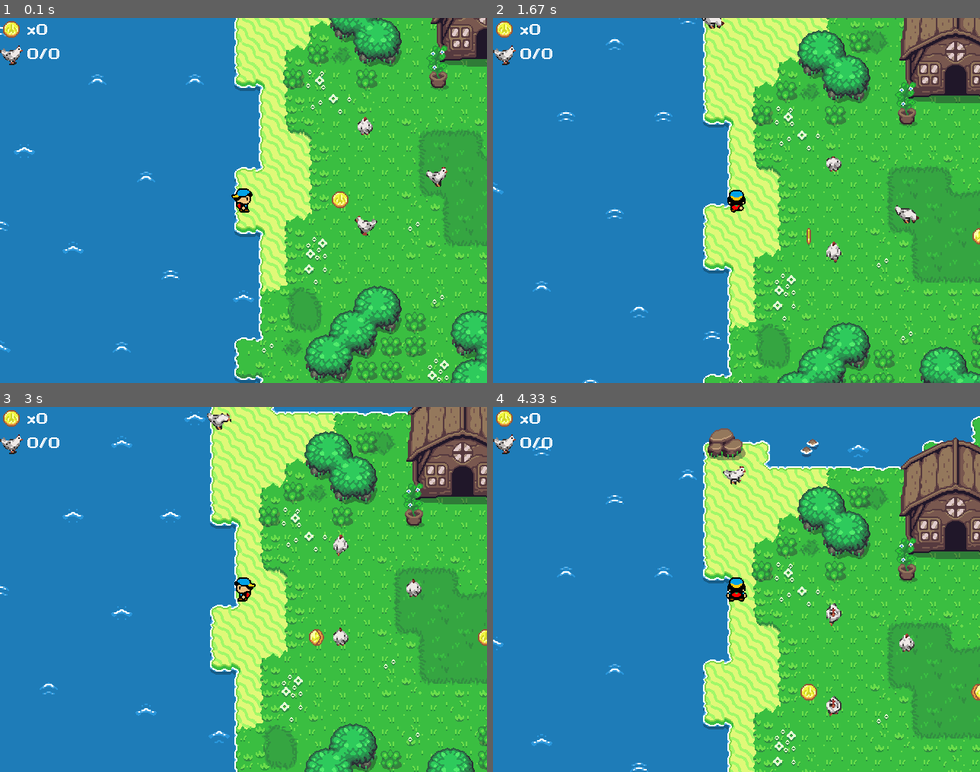
Above: before the commit, frames 1-4 (two rows, left to right).
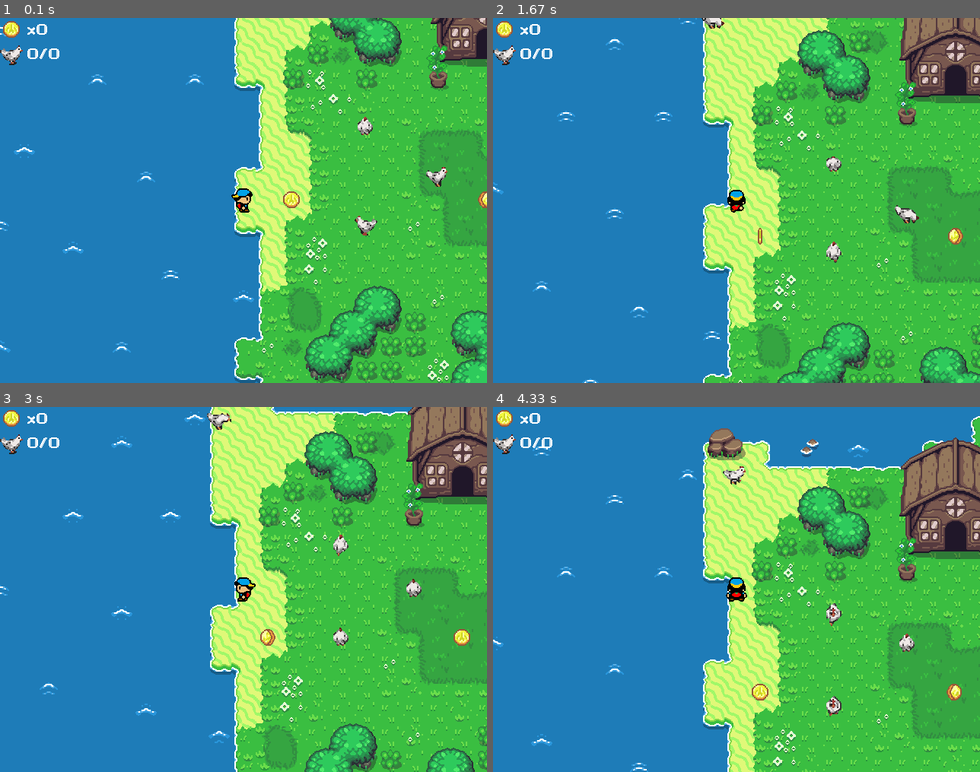
Above: after the commit, the same moments.

Repository: pitkanenlauri/questoffununlimited
Game: pygame game, started from quest/main.py
Two runs of this game, one before a commit and one after it. Both use one fixed random seed, a clock stepped at 60 frames per second and the inputs below.
Inputs:
- Up to frame 1 (0.1 s): no input
- Up to frame 2 (1.67 s): hold Right 0.33-0.8 s; hold Up 0.83-1.13 s; hold Up 1.17-1.53 s
- Up to frame 3 (3 s): hold Right 1.9-2.37 s; hold Left 2.4-2.93 s; hold Down from 2.97 s (still down)
- Up to frame 4 (4.33 s): release Down at 3.27 s; hold Up 3.3-3.67 s; tap Shift at 3.7 s; hold Up from 4.03 s (still down)

The runs differ from the first frame. In frame 1, 0.3% of the frame differs, in the area x 58-100%, y 47-53%; in frame 2, 0.2%; in frame 3, 0.4%; in frame 4, 0.4%, in the area x 53-100%, y 75-81%.

Commit message:
Reordering game_data structure. Items can now only be found once.

Diff:
--- a/quest/assets/tmx/mysterious_cave.tmx
+++ b/quest/assets/tmx/mysterious_cave.tmx
@@ -1,5 +1,5 @@
 <?xml version="1.0" encoding="UTF-8"?>
-<map version="1.4" tiledversion="1.4.3" orientation="orthogonal" renderorder="right-down" width="50" height="60" tilewidth="16" tileheight="16" infinite="0" nextlayerid="10" nextobjectid="217">
+<map version="1.4" tiledversion="1.4.3" orientation="orthogonal" renderorder="right-down" width="50" height="60" tilewidth="16" tileheight="16" infinite="0" nextlayerid="11" nextobjectid="221">
  <tileset firstgid="1" source="cave.tsx"/>
  <tileset firstgid="1001" source="objects.tsx"/>
  <tileset firstgid="1661" source="object_icons.tsx"/>
@@ -482,4 +482,34 @@
    </properties>
   </object>
  </objectgroup>
+ <objectgroup id="10" name="map_items">
+  <object id="217" name="coin" gid="1133" x="64" y="512" width="16" height="16">
+   <properties>
+    <property name="frame_height" type="int" value="16"/>
+    <property name="frame_width" type="int" value="16"/>
+    <property name="frames" type="int" value="4"/>
+   </properties>
+  </object>
+  <object id="218" name="coin" gid="1133" x="80" y="512" width="16" height="16">
+   <properties>
+    <property name="frame_height" type="int" value="16"/>
+    <property name="frame_width" type="int" value="16"/>
+    <property name="frames" type="int" value="4"/>
+   </properties>
+  </object>
+  <object id="219" name="coin" gid="1133" x="64" y="496" width="16" height="16">
+   <properties>
+    <property name="frame_height" type="int" value="16"/>
+    <property name="frame_width" type="int" value="16"/>
+    <property name="frames" type="int" value="4"/>
+   </properties>
+  </object>
+  <object id="220" name="coin" gid="1133" x="80" y="496" width="16" height="16">
+   <properties>
+    <property name="frame_height" type="int" value="16"/>
+    <property name="frame_width" type="int" value="16"/>
+    <property name="frames" type="int" value="4"/>
+   </properties>
+  </object>
+ </objectgroup>
 </map>
--- a/quest/assets/tmx/sandy_cove.tmx
+++ b/quest/assets/tmx/sandy_cove.tmx
@@ -1,5 +1,5 @@
 <?xml version="1.0" encoding="UTF-8"?>
-<map version="1.4" tiledversion="1.4.3" orientation="orthogonal" renderorder="right-down" width="50" height="60" tilewidth="16" tileheight="16" infinite="0" nextlayerid="12" nextobjectid="752">
+<map version="1.4" tiledversion="1.4.3" orientation="orthogonal" renderorder="right-down" width="50" height="60" tilewidth="16" tileheight="16" infinite="0" nextlayerid="13" nextobjectid="778">
  <tileset firstgid="1" source="overworld.tsx"/>
  <tileset firstgid="1441" source="objects.tsx"/>
  <tileset firstgid="2101" source="object_icons.tsx"/>
@@ -1555,63 +1555,65 @@
     <property name="frames" type="int" value="3"/>
    </properties>
   </object>
-  <object id="719" name="coin" gid="1573" x="240" y="784" width="16" height="16">
+ </objectgroup>
+ <objectgroup id="12" name="map_items">
+  <object id="761" name="coin" gid="1573" x="208" y="784" width="16" height="16">
    <properties>
     <property name="frame_height" type="int" value="16"/>
     <property name="frame_width" type="int" value="16"/>
     <property name="frames" type="int" value="4"/>
    </properties>
   </object>
-  <object id="744" name="coin" gid="1573" x="352" y="784" width="16" height="16">
+  <object id="770" name="coin" gid="1573" x="336" y="784" width="16" height="16">
    <properties>
     <property name="frame_height" type="int" value="16"/>
     <property name="frame_width" type="int" value="16"/>
     <property name="frames" type="int" value="4"/>
    </properties>
   </object>
-  <object id="745" name="coin" gid="1573" x="464" y="784" width="16" height="16">
+  <object id="771" name="coin" gid="1573" x="480" y="784" width="16" height="16">
    <properties>
     <property name="frame_height" type="int" value="16"/>
     <property name="frame_width" type="int" value="16"/>
     <property name="frames" type="int" value="4"/>
    </properties>
   </object>
-  <object id="746" name="coin" gid="1573" x="464" y="720" width="16" height="16">
+  <object id="772" name="coin" gid="1573" x="512" y="688" width="16" height="16">
    <properties>
     <property name="frame_height" type="int" value="16"/>
     <property name="frame_width" type="int" value="16"/>
     <property name="frames" type="int" value="4"/>
    </properties>
   </object>
-  <object id="747" name="coin" gid="1573" x="608" y="672" width="16" height="16">
+  <object id="773" name="coin" gid="1573" x="608" y="688" width="16" height="16">
    <properties>
     <property name="frame_height" type="int" value="16"/>
     <property name="frame_width" type="int" value="16"/>
     <property name="frames" type="int" value="4"/>
    </properties>
   </object>
-  <object id="748" name="coin" gid="1573" x="608" y="400" width="16" height="16">
+  <object id="774" name="coin" gid="1573" x="608" y="560" width="16" height="16">
    <properties>
     <property name="frame_height" type="int" value="16"/>
     <property name="frame_width" type="int" value="16"/>
     <property name="frames" type="int" value="4"/>
    </properties>
   </object>
-  <object id="749" name="coin" gid="1573" x="576" y="272" width="16" height="16">
+  <object id="775" name="coin" gid="1573" x="608" y="400" width="16" height="16">
    <properties>
     <property name="frame_height" type="int" value="16"/>
     <property name="frame_width" type="int" value="16"/>
     <property name="frames" type="int" value="4"/>
    </properties>
   </object>
-  <object id="750" name="coin" gid="1573" x="528" y="192" width="16" height="16">
+  <object id="776" name="coin" gid="1573" x="560" y="256" width="16" height="16">
    <properties>
     <property name="frame_height" type="int" value="16"/>
     <property name="frame_width" type="int" value="16"/>
     <property name="frames" type="int" value="4"/>
    </properties>
   </object>
-  <object id="751" name="coin" gid="1573" x="496" y="128" width="16" height="16">
+  <object id="777" name="coin" gid="1573" x="496" y="128" width="16" height="16">
    <properties>
     <property name="frame_height" type="int" value="16"/>
     <property name="frame_width" type="int" value="16"/>
--- a/quest/sprites.py
+++ b/quest/sprites.py
@@ -304,10 +304,11 @@
         action_function()
 
 class MapObject(pg.sprite.Sprite):
-    def __init__(self, sheet_key, x, y, frames,
-                 frame_width=c.TILE_WIDTH, frame_height=c.TILE_WIDTH):
+    def __init__(self, sheet_key, x, y, frames, frame_width, frame_height,
+                 tiled_id=None):
         super().__init__()
         self.name = sheet_key
+        self.tiled_id = tiled_id
         self.image_list = self.create_image_list(
             sheet_key, frames, frame_width, frame_height)
         self.image = self.image_list[0]
--- a/quest/states.py
+++ b/quest/states.py
@@ -33,7 +33,8 @@
         self.sprites = self.make_sprites()
         self.blockers = self.make_blockers()
         self.portals = self.open_portals()
-        self.map_objects, self.map_items = self.make_map_objects()
+        self.map_objects = self.make_map_objects()
+        self.map_items = self.make_map_items()
 
     def make_player(self):
         layer = self.tmx_renderer.get_layer('start_points')
@@ -78,7 +79,6 @@
 
     def make_map_objects(self):
         map_objects = pg.sprite.Group()
-        map_items = pg.sprite.Group()
 
         layer = self.tmx_renderer.get_layer('map_objects')
         for obj in layer:
@@ -88,10 +88,23 @@
                                         obj.properties['frame_height'])
             map_objects.add(map_object)
 
-            if obj.name == 'coin':
-                map_items.add(map_object)
-
-        return map_objects, map_items
+        return map_objects
+
+    def make_map_items(self):
+        map_items = pg.sprite.Group()
+        found_items = self.game_data['map_data'][self.name]['found_items']
+
+        layer = self.tmx_renderer.get_layer('map_items')
+        for obj in layer:
+            if obj.id not in found_items:
+                item = MapObject(
+                    obj.name, obj.x, obj.y, obj.properties['frames'],
+                                            obj.properties['frame_width'],
+                                            obj.properties['frame_height'],
+                                            obj.id)
+                map_items.add(item)
+
+        return map_items
 
     def open_portals(self):
         portals = []
@@ -111,12 +124,14 @@
 
     def check_for_items(self):
         inventory = self.game_data['player_inventory']
+        found_items = self.game_data['map_data'][self.name]['found_items']
 
         for item in self.map_items:
             if self.player.rect.colliderect(item.rect):
                 if item.name == 'coin':
+                    found_items.add(item.tiled_id)
+                    inventory['gold'] += 1
                     item.kill()
-                    inventory['gold'] += 1
 
     def make_map_state_dict(self):
         map_state_dict = {'normal': self.running_normally
@@ -134,6 +149,7 @@
         self.check_for_items()
         self.camera.update(self.player.rect)
         self.map_objects.update()
+        self.map_items.update()
         self.check_key_actions(keys)
         self.update_window(window)
         self.check_for_portals()
@@ -143,6 +159,9 @@
 
         for obj in self.map_objects:
             window.blit(obj.image, self.camera.apply(obj.rect))
+
+        for item in self.map_items:
+            window.blit(item.image, self.camera.apply(item.rect))
 
         window.blit(self.player.image, self.camera.apply(self.player.rect))
 
--- a/quest/tools.py
+++ b/quest/tools.py
@@ -70,21 +70,45 @@
     Creates a dictionary of game data to be carried
     between states and for save game functionality.
     """
+    # Items that player has collected and is carrying.
+    ##################################################
     player_items = {'gold': 0,
                     'chickens': {'show': True,
                                  'amount': 0,
                                  'max': 0}
                     }
 
-    chicken_catch = {'active': True,
-                     'level': 1}
+    # Data dicts for quests.
+    ##################################################
+    chicken_rescue = {'active': False,
+                      }
 
-    quest_dict = {'chicken_rescue': False,
-                  'chicken_catch': chicken_catch}
+    chicken_catch = {'active': False,
+                     'level': 1
+                     }
 
+    quests = {'chicken_rescue': chicken_rescue,
+              'chicken_catch': chicken_catch
+              }
+
+    # Data dicts for map states.
+    ##################################################
+    sandy_cove = {'found_items': set()
+                  }
+
+    mysterious_cave = {'found_items': set()
+                       }
+
+    map_data = {c.SANDY_COVE: sandy_cove,
+                c.MYSTERIOUS_CAVE: mysterious_cave
+                }
+
+    # Compile the above into game_data dictionary
+    ##################################################
     data_dict = {'player_inventory': player_items,
-                 'quests': quest_dict
-    }
+                 'quest_data': quests,
+                 'map_data': map_data
+                 }
     return data_dict
 
 def load_all_gfx(directory, colorkey=c.WHITE, accept=('.png')):
